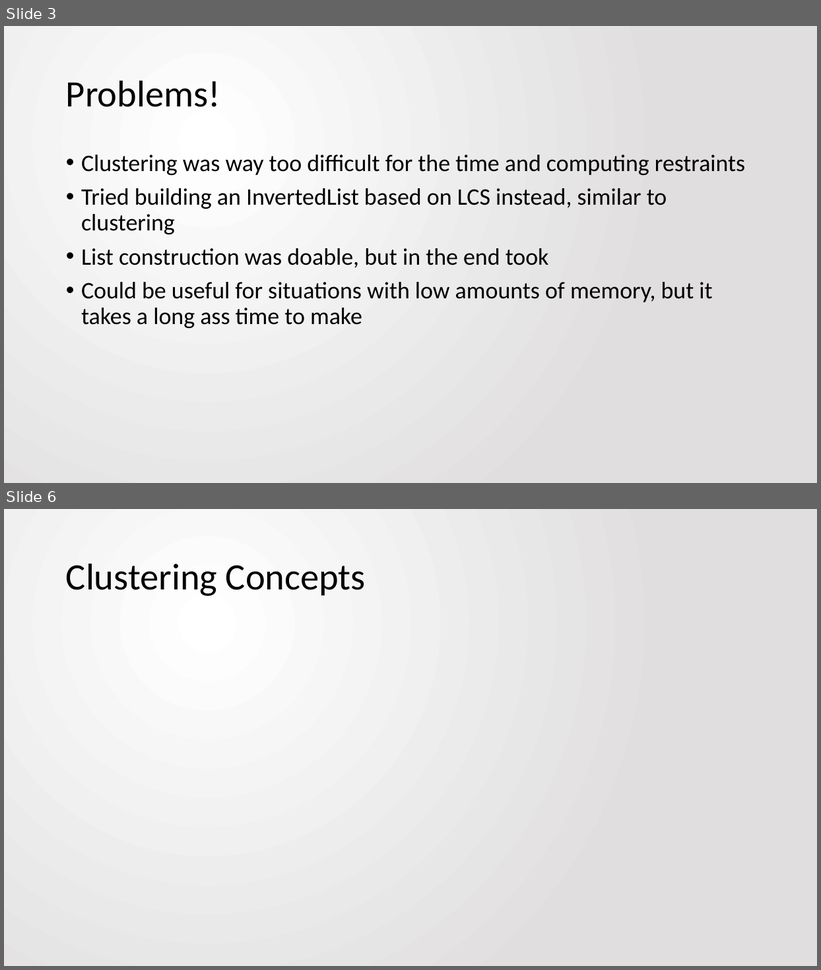
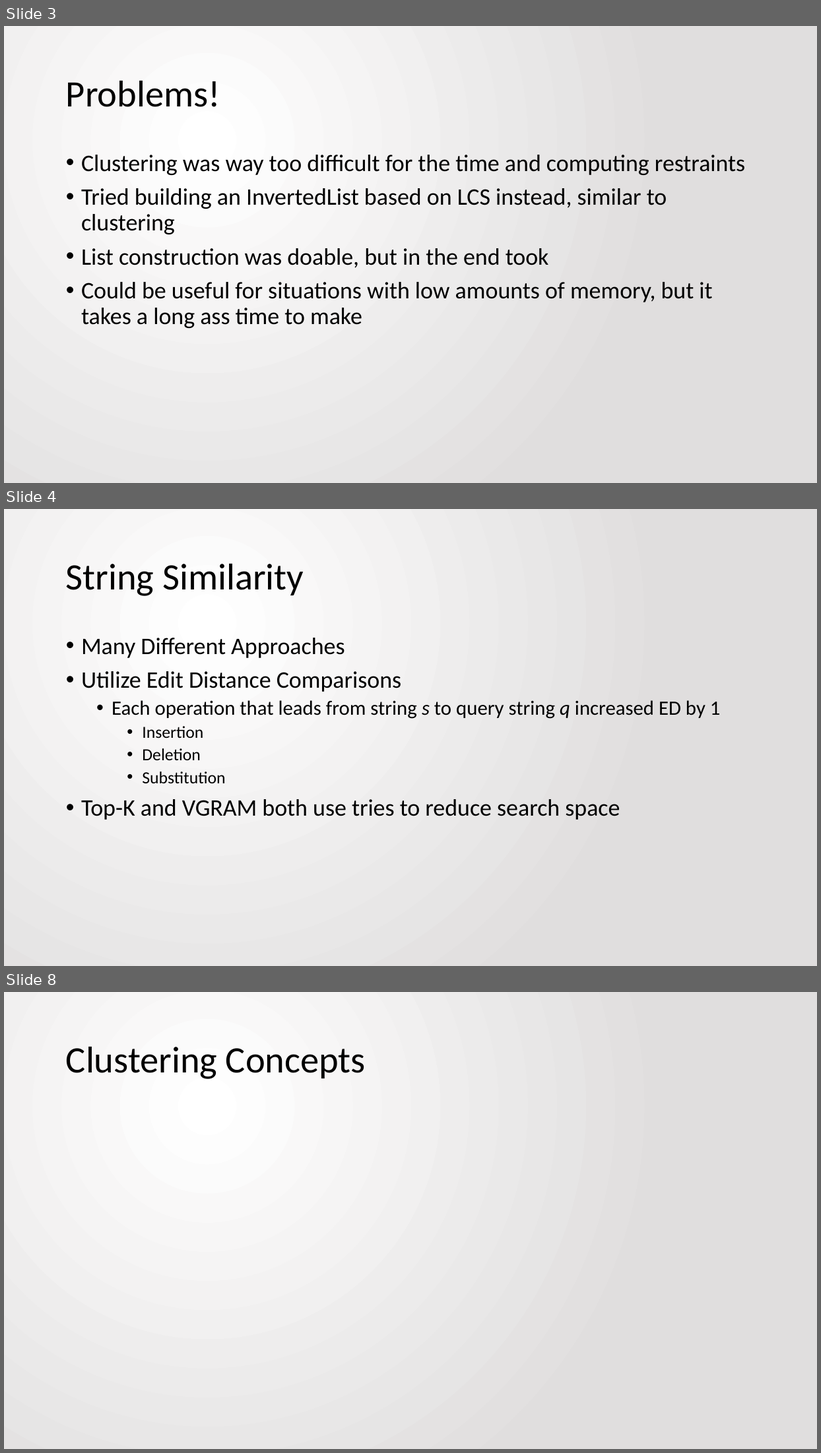
Before and after one commit to jbfitz/EECS405, a slide deck: Final Paper/presentation.pptx. Shown one above the other, each under a label of ours: slides 3 and 6 before the commit, slides 3, 4 and 8 after it; the slides between them are not shown. The pictures are 821x970 and 821x1453 pixels, drawn with LibreOffice and Linux fonts; fonts in the diff are those of the drawing. Boxes give left, top, right and bottom in pixels: in the first picture for what was removed or moved away, otherwise in the second. Text is boxed around its words. In the diff, an @@ line names an element or a change of style, - is before the commit and + after.

Commit message:
Top-K, VGRAM Slides added

```diff
--- a/Final Paper/presentation.pptx
+++ b/Final Paper/presentation.pptx
@@ slide 4 added at (4,509,817,966), background gradient #FFFFFF to #E1DFDF @@
@@ title added at (66,563,304,596), 44 pt, text #000000 @@
+String Similarity
@@ text added at (81,638,721,820), 28 pt, text #000000 @@
+• Many Different Approaches
+• Utilize Edit Distance Comparisons
+  • Each operation that leads from string s to query string q increased ED by 1
+    • Insertion
+    • Deletion
+    • Substitution
+• Top-K and VGRAM both use tries to reduce search space
@@ what was slide 6 is now slide 8 @@
```
Also in this commit, not shown: 2 slides changed, 2 other slides added, 1 slide removed.
